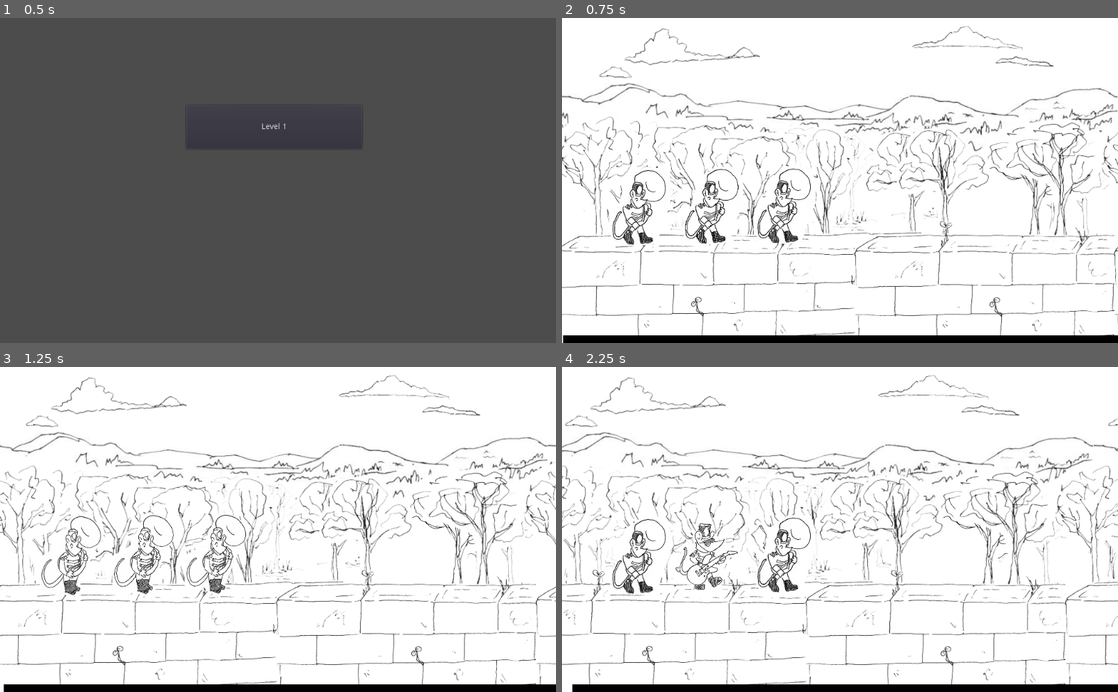
Above: before the commit, frames 1-4 (two rows, left to right).
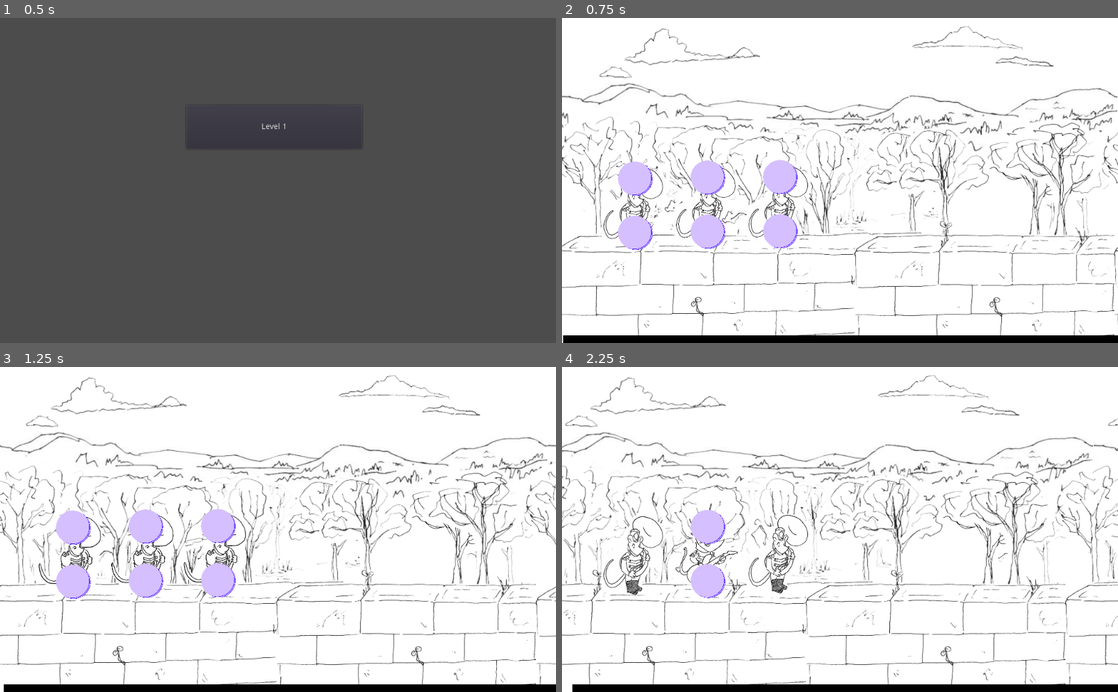
Above: after the commit, the same moments.

Repository: Binney/ludum-dare-46
Game: Godot game, scene res://Menu.tscn
Two runs of this game, one before a commit and one after it. Both use one fixed random seed, a clock stepped at 60 frames per second and the inputs below.
Inputs (mouse positions are in pixels of both pictures, inside the frame that each line leads up to):
- Up to frame 1 (0.5 s): no input
- Up to frame 2 (0.75 s): click "Level 1" at 0.5 s
- Up to frame 3 (1.25 s): no input
- Up to frame 4 (2.25 s): move the mouse to (778, 552) at 1.27 s; click (778, 552) at 1.42 s; move the mouse to (706, 552) at 2.02 s; click (706, 552) at 2.17 s

Frame 1 is identical in both runs. In frame 2, 4.6% of the frame differs, in the area x 7-46%, y 43-72%; in frame 3, 4.4%; in frame 4, 2.9%.

Commit message:
add buttons for pitch correction
temporarily removes timing failures

Diff:
--- /dev/null
+++ b/project/ActionButton.gd
@@ -0,0 +1,7 @@
+extends Area2D
+
+signal performAction
+
+func _input_event(viewport, event, shape_idx):
+	if (event is InputEventScreenTouch):
+		emit_signal("performAction")
--- /dev/null
+++ b/project/ActionButton.tscn
@@ -0,0 +1,18 @@
+[gd_scene load_steps=4 format=2]
+
+[ext_resource path="res://sprite/buttonBase.png" type="Texture" id=1]
+[ext_resource path="res://ActionButton.gd" type="Script" id=2]
+
+[sub_resource type="CircleShape2D" id=1]
+radius = 36.4289
+
+[node name="ActionButton" type="Area2D"]
+script = ExtResource( 2 )
+
+[node name="Sprite" type="Sprite" parent="."]
+scale = Vector2( 0.1, 0.1 )
+texture = ExtResource( 1 )
+
+[node name="CollisionShape2D" type="CollisionShape2D" parent="."]
+scale = Vector2( 0.993934, 1.02265 )
+shape = SubResource( 1 )
--- /dev/null
+++ b/project/ActionMenu.gd
@@ -0,0 +1,7 @@
+extends Area2D
+
+signal cancel
+
+func _input_event(viewport, event, shape_idx):
+	if (event is InputEventScreenTouch && event.is_pressed()):
+		emit_signal("cancel")
--- a/project/Mousician.gd
+++ b/project/Mousician.gd
@@ -19,18 +19,13 @@
 	if ((!is_sad()) && (rng.randf() < (SADNESS_CHANCE_PER_SECOND * delta))):
 		become_sad()
 
-func _input_event(_camera, event, _shape):
-	if (event is InputEventScreenTouch):
-		if (event.index == 0 && is_sad()):
-			if (event.pressed):
-				touch_start = event.position
-			elif (touch_start):
-				var touch_vector = (event.position - touch_start).normalized()
-				if ((pitch_offset != 0) && (touch_vector.dot(Vector2(0, pitch_offset)) > 0.75)):
-					pitch_offset = 0
-				if ((time_offset != 0) && (touch_vector.dot(Vector2(time_offset, 0)) < -0.75)):
-					time_offset = 0
-				update_output()
+func is_open_menu_event(event):
+	return event is InputEventScreenTouch && event.is_pressed()
+
+func _input_event(viewport, event, shape_idx):
+	if (!$ActionMenu.visible && is_open_menu_event(event)):
+		var absolute_event_position = event.get_position()
+		show_menu(absolute_event_position - global_position)
 
 func is_sad():
 	return time_offset != 0 || pitch_offset != 0
@@ -42,9 +37,9 @@
 func become_sad():
 	match (rng.randi_range(0, 1 if is_percussion else 3)):
 		0:
-			time_offset = 1
+			pitch_offset = 1
 		1:
-			time_offset = -1
+			pitch_offset = -1
 		2:
 			pitch_offset = 1
 		3:
@@ -71,3 +66,27 @@
 		[0, 1]:
 			$AnimatedSprite.play("sad")
 			$AudioStreamPlayer.bus = "Fast"
+
+
+func _on_Sharpen_performAction():
+	if (pitch_offset < 0):
+		pitch_offset = 0
+	update_output()
+	hide_menu()
+
+func _on_Flatten_performAction():
+	if (pitch_offset > 0):
+		pitch_offset = 0
+	update_output()
+	hide_menu()
+
+func show_menu(position):
+	$ActionMenu.set_position(position)
+	$ActionMenu.visible = true
+
+func hide_menu():
+	$ActionMenu.visible = false
+
+
+func _on_ActionMenu_cancel():
+	hide_menu()
--- a/project/Mousician.tscn
+++ b/project/Mousician.tscn
@@ -1,23 +1,43 @@
-[gd_scene load_steps=4 format=2]
+[gd_scene load_steps=7 format=2]
 
 [ext_resource path="res://sprite/eyeframes.tres" type="SpriteFrames" id=1]
 [ext_resource path="res://Mousician.gd" type="Script" id=2]
+[ext_resource path="res://ActionButton.tscn" type="PackedScene" id=3]
+[ext_resource path="res://ActionMenu.gd" type="Script" id=4]
 
 [sub_resource type="RectangleShape2D" id=1]
 extents = Vector2( 64.9053, 109.394 )
+
+[sub_resource type="RectangleShape2D" id=2]
+extents = Vector2( 954.333, 105.412 )
 
 [node name="Mousician" type="Area2D"]
 script = ExtResource( 2 )
 
 [node name="AnimatedSprite" type="AnimatedSprite" parent="."]
-frames = ExtResource( 1 )
-frame = 1
-playing = true
 position = Vector2( -1, 0 )
 scale = Vector2( 0.5, 0.5 )
+frames = ExtResource( 1 )
+playing = true
 
 [node name="AudioStreamPlayer" type="AudioStreamPlayer" parent="."]
 bus = "Healthy"
 
 [node name="CollisionShape2D" type="CollisionShape2D" parent="."]
 shape = SubResource( 1 )
+
+[node name="ActionMenu" type="Area2D" parent="."]
+script = ExtResource( 4 )
+
+[node name="Sharpen" parent="ActionMenu" instance=ExtResource( 3 )]
+position = Vector2( 0, -50 )
+
+[node name="Flatten" parent="ActionMenu" instance=ExtResource( 3 )]
+position = Vector2( 0, 50 )
+
+[node name="CollisionShape2D" type="CollisionShape2D" parent="ActionMenu"]
+scale = Vector2( -10.9485, -41.0251 )
+shape = SubResource( 2 )
+[connection signal="cancel" from="ActionMenu" to="." method="_on_ActionMenu_cancel"]
+[connection signal="performAction" from="ActionMenu/Sharpen" to="." method="_on_Sharpen_performAction"]
+[connection signal="performAction" from="ActionMenu/Flatten" to="." method="_on_Flatten_performAction"]
Binary file added: project/sprite/buttonBase.png
Not shown, added: project/sprite/buttonBase.png.import
Not shown, added: art/buttonBase.png
